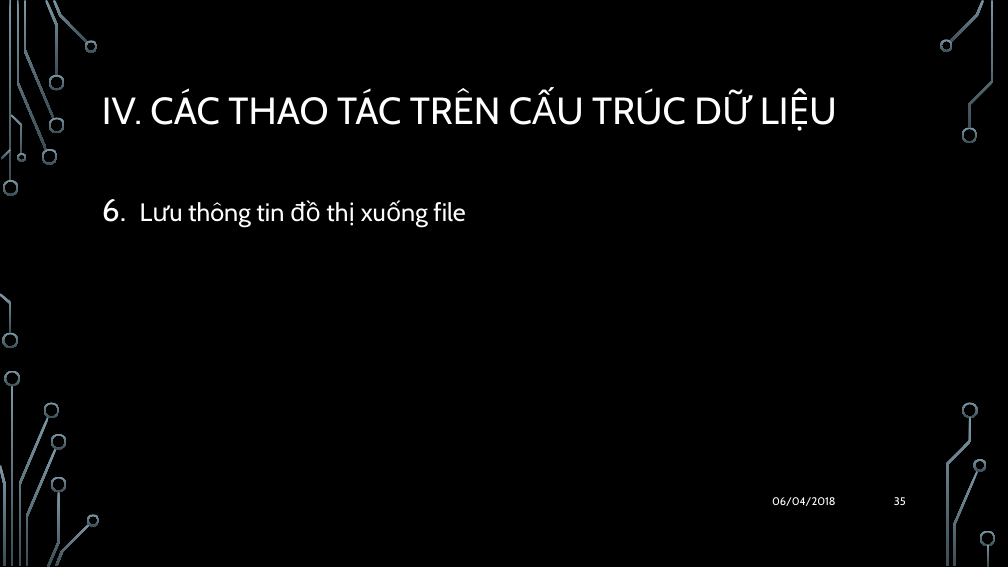
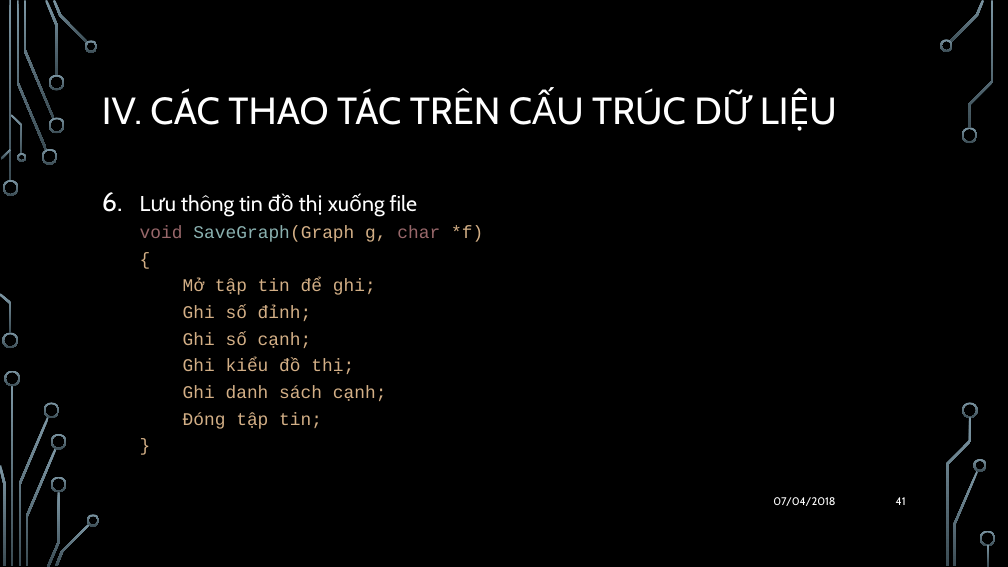
Before and after one commit to quocthang0507/CTDL-TG2, a slide deck: slide 41 of BaoCao/ThuyetTrinh.pptx (slide 35 before the commit). Drawn at 1008x567 pixels with LibreOffice and Linux fonts; fonts in the diff are those of the drawing; background and template pictures are left out. Boxes give left, top, right and bottom in pixels: in the first picture for what was removed or moved away, otherwise in the second. Text is boxed around its words. In the diff, an @@ line names an element or a change of style, - is before the commit and + after.

```diff
--- a/BaoCao/ThuyetTrinh.pptx
+++ b/BaoCao/ThuyetTrinh.pptx
@@ text at (x1=181, y1=193, x2=418, y2=217): size 24 to 20.4 pt in "Lưu thông tin đồ thị xuống file"; line spacing 1.2 to 1 @@
@@ text at (x1=140, y1=226, x2=483, y2=429): paragraphs added @@
+  void SaveGraph(Graph g, char *f)
+  {
+  Mở tập tin để ghi;
+  Ghi số đỉnh;
+  Ghi số cạnh;
+  Ghi kiểu đồ thị;
+  Ghi danh sách cạnh;
+  Đóng tập tin;
+  }
@@ text at (x1=773, y1=497, x2=835, y2=506): text changed @@
-06/04/2018
+07/04/2018
@@ page number at (x1=896, y1=497, x2=906, y2=505): text changed @@
-35
+41
```
Also in this commit, not shown: 44 other slides changed, 9 slides added, 3 other files.
